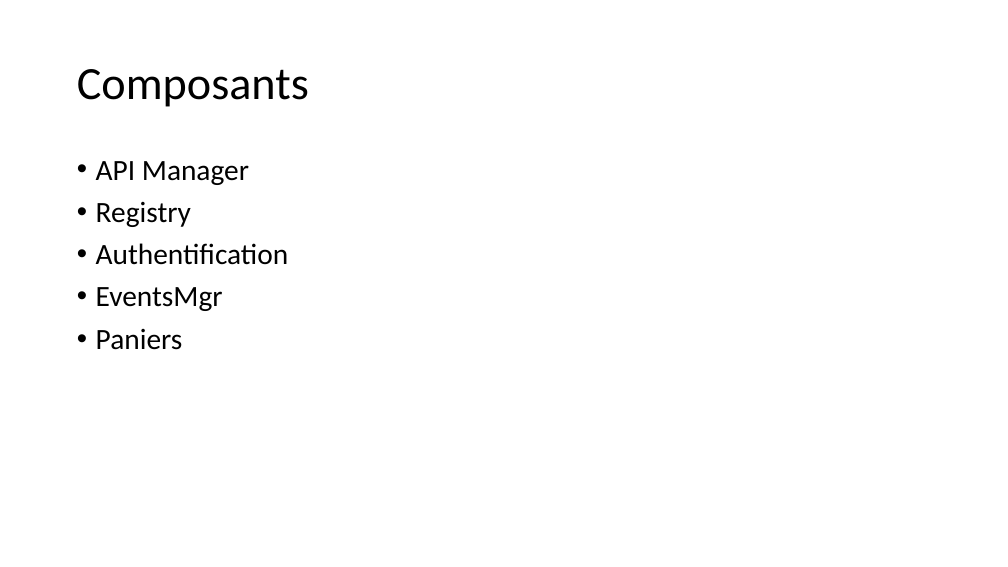
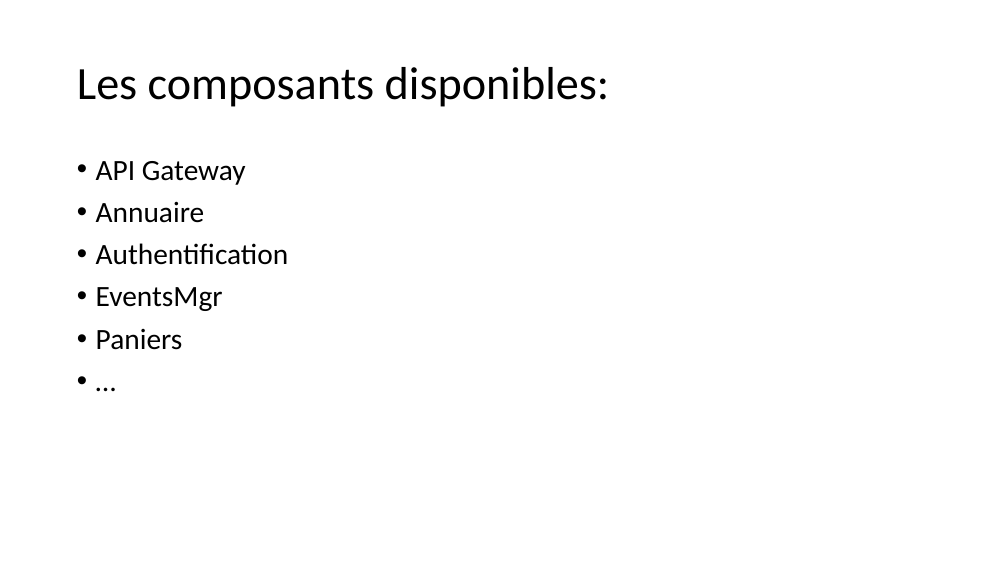
Before and after one commit to apulcino/MSAFO, a slide deck: slide 2 of maquette.pptx. Drawn at 1008x567 pixels with LibreOffice and Linux fonts; fonts in the diff are those of the drawing. Boxes give left, top, right and bottom in pixels: in the first picture for what was removed or moved away, otherwise in the second. Text is boxed around its words. In the diff, an @@ line names an element or a change of style, - is before the commit and + after.

```diff
--- a/maquette.pptx
+++ b/maquette.pptx
@@ title at [77,67,609,107]: text changed @@
-Composants
+Les composants disponibles:
@@ text at [96,161,288,350]: paragraph added @@
+• …
@@ text at [96,161,246,223]: text changed @@
-• API Manager
-• Registry
+• API Gateway
+• Annuaire
```
Also in this commit, not shown: 8 other slides changed, 2 slides added, 3 other files.
